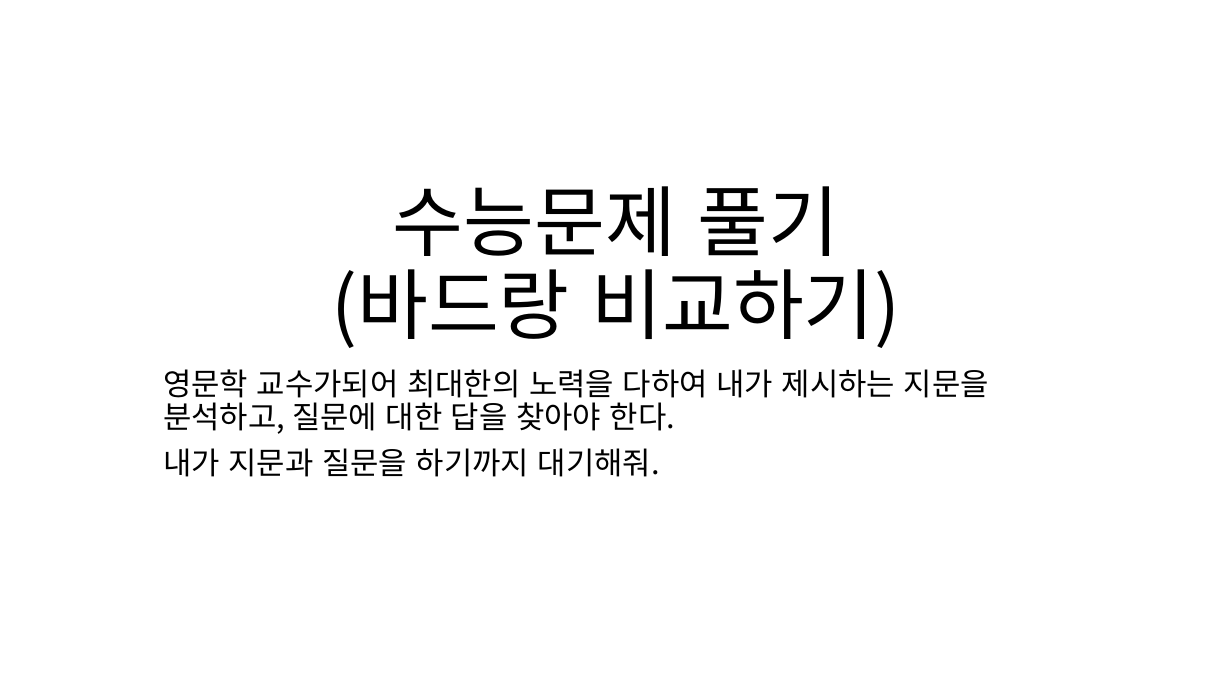
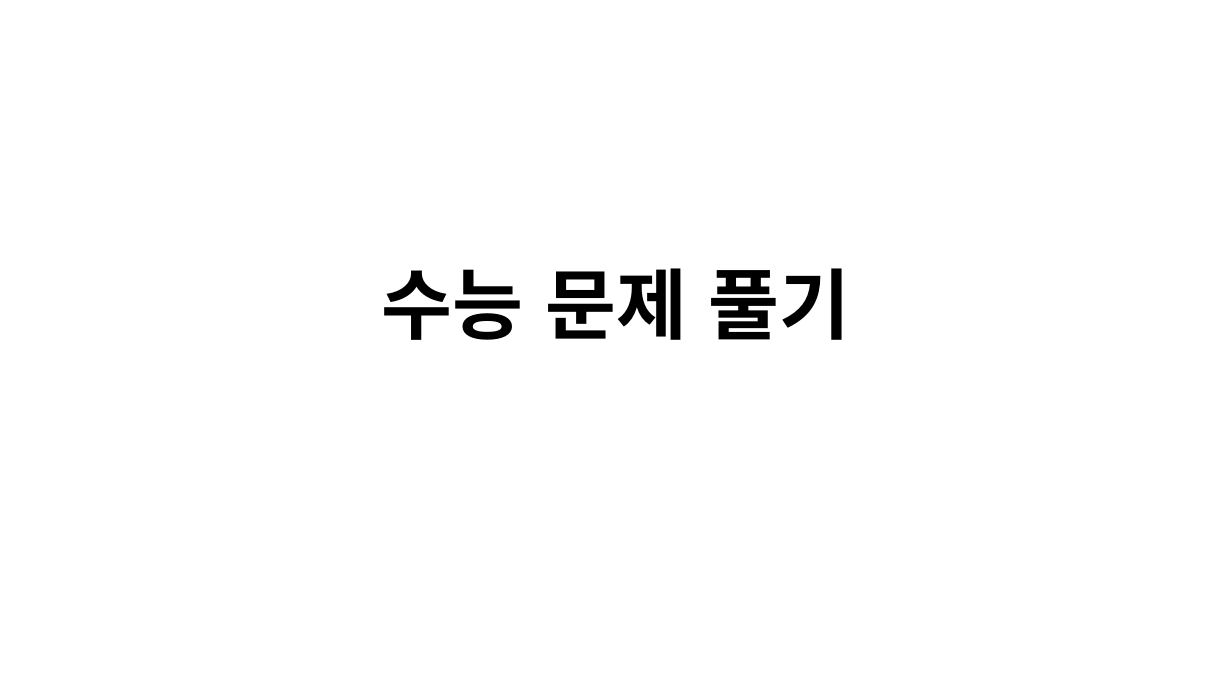
Before and after one commit to lolsaless/Python, a slide deck: slide 41 of 프롬프트 실습.pptx (slide 37 before the commit). Drawn at 1232x693 pixels with LibreOffice and Linux fonts; fonts in the diff are those of the drawing. Boxes give left, top, right and bottom in pixels: in the first picture for what was removed or moved away, otherwise in the second. Text is boxed around its words. In the diff, an @@ line names an element or a change of style, - is before the commit and + after.

```diff
--- a/프롬프트 실습.pptx
+++ b/프롬프트 실습.pptx
@@ title at (382,268,850,340): text changed; bold on @@
-수능문제 풀기
-(바드랑 비교하기)
+수능 문제 풀기
@@ subtitle removed at (163,369,989,477) @@
-영문학 교수가되어 최대한의 노력을 다하여 내가 제시하는 지문을 분석하고, 질문에 대한 답을 찾아야 한다.
-내가 지문과 질문을 하기까지 대기해줘.
```
Also in this commit, not shown: 9 other slides changed, 4 slides added, 8 other files.
